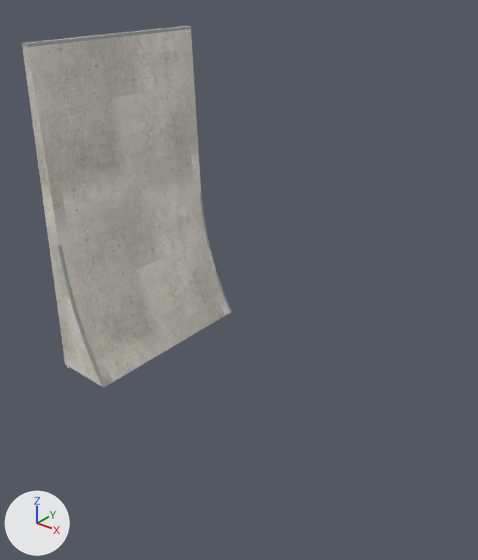
One commit to the glTF model public/katalog/modelle/wall-410.gltf: the scene before it, then after it.
The view is the same before and after, from a camera (50 mm lens) standing at (5.96, -5.54, 4.79) and looking at (1.67, -0.18, 1.47). The axes (+X, +Y, +Z) are drawn at lower left. The lights are the same throughout. The older version comes first.

Names of what the first picture shows: 'SK1798_Wall_410.001'.
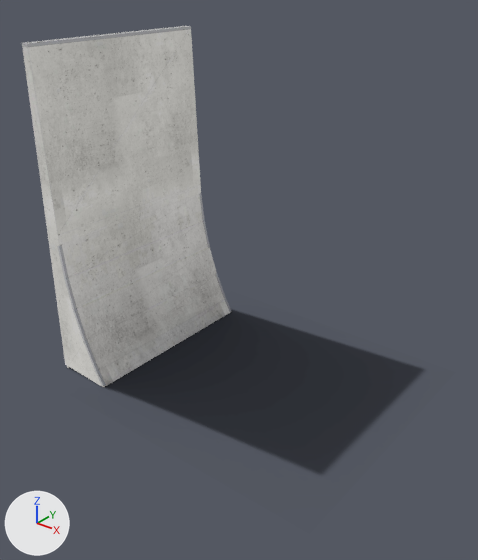
Changed parts and their boxes [x1, y1, x2, y2] in the pictures (478 x 560 px):
'SK1798_Wall_410.001', surface changed: [22, 26, 231, 387] in both
'Schatten', added: after [69, 309, 423, 473]

Edits to the bpy script that builds the scene:
```text
Add img_wall_410_licht:
    img_wall_410_licht = load_image('wall-410_licht', 'texturen/wall-410_licht.jpg', 2048, 2048, 'sRGB')
Add img_wall_410_schatten:
    img_wall_410_schatten = load_image('wall-410_schatten', 'texturen/wall-410_schatten.png', 156, 129, 'sRGB')
Change mat_beton_web_111:
    remove # nodes: BsdfPrincipled, NormalMap, OutputMaterial, TexImage x2, UVMap x2
    remove # uses the picture img_wall_410_farbe
    remove # uses the picture img_wall_410_normal
    nodes: BsdfTransparent, Emission, LightPath, MixShader, OutputMaterial, TexImage, UVMap
    uses the picture img_wall_410_licht
Change mat_kantenwinkel_web_061:
    remove # nodes: BsdfPrincipled, NormalMap, OutputMaterial, TexImage x2, UVMap x2
    remove # uses the picture img_wall_410_farbe
    remove # uses the picture img_wall_410_normal
    nodes: BsdfTransparent, Emission, LightPath, MixShader, OutputMaterial, TexImage, UVMap
    uses the picture img_wall_410_licht
Add mat_schatten_091:
    mat_schatten_091 = bpy.data.materials.new('Schatten.091')
    # uses the picture img_wall_410_schatten
Add me_schatten:
    me_schatten.from_pydata(...)  # 4 vertices, 2 faces; spans x -0.48..3.66, y -1.62..1.8, z 0.0
    me_schatten.materials.append(mat_schatten_091)
Add ob_schatten:
    ob_schatten = bpy.data.objects.new('Schatten', me_schatten)
    ob_schatten.location = (0.0, 0.0, 0.0)
```
